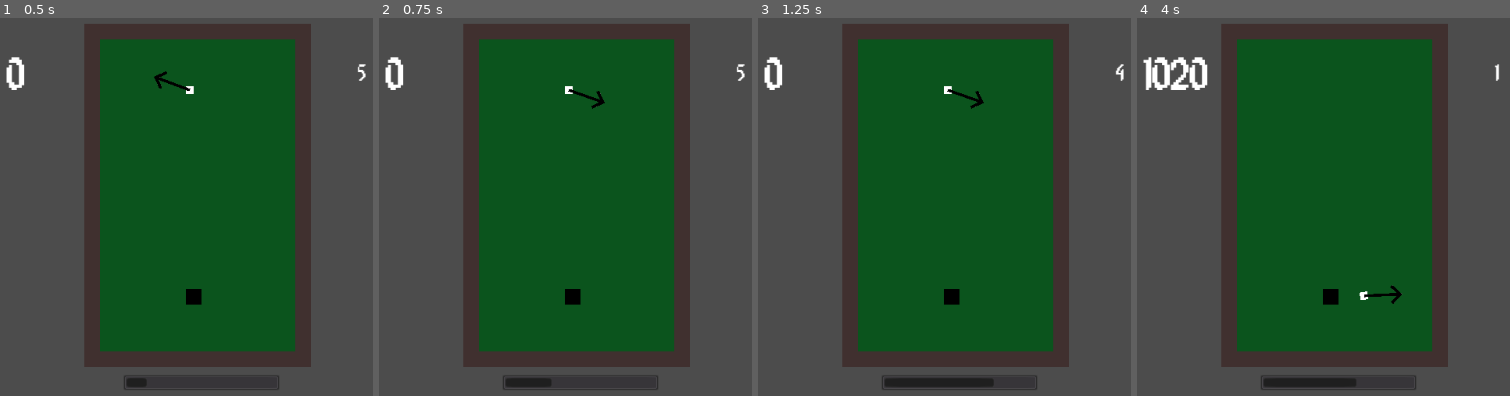
Above: before the commit, frames 1-4 (left to right).
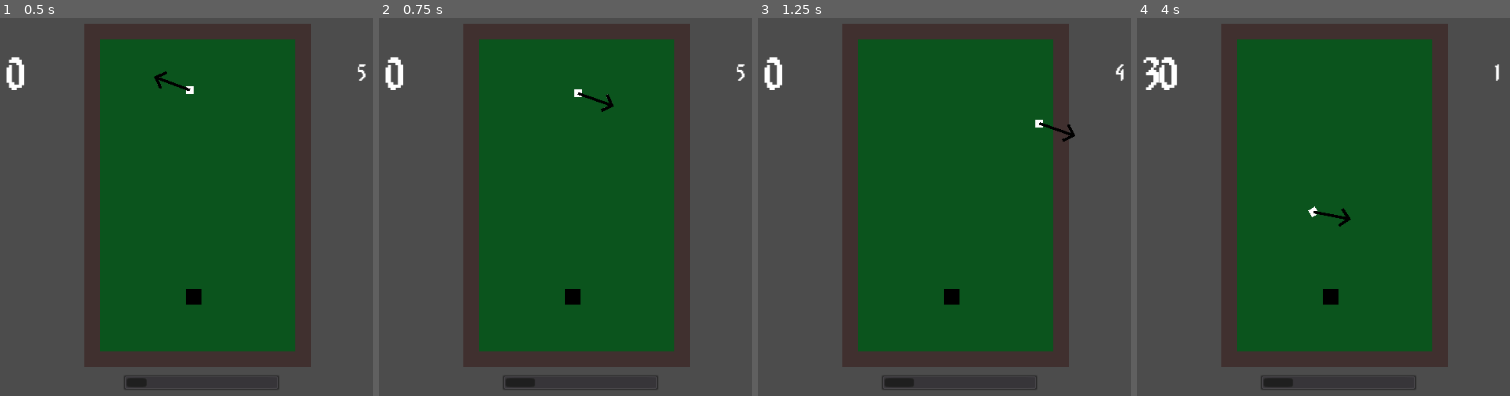
Above: after the commit, the same moments.

Repository: kenset/Par-One
Game: Godot game, scene res://PlayScene.tscn
Two runs of this game, one before a commit and one after it. Both use one fixed random seed, a clock stepped at 60 frames per second and the inputs below.
Inputs (mouse positions are in pixels of both pictures, inside the frame that each line leads up to):
- Up to frame 1 (0.5 s): no input
- Up to frame 2 (0.75 s): tap Enter at 0.5 s; move the mouse to (outside the picture) at 0.52 s; tap Space at 0.6 s
- Up to frame 3 (1.25 s): tap Space at 0.77, 1.07 s
- Up to frame 4 (4 s): move the mouse to (1267, 233) at 1.27 s; hold A 1.28-2.03 s; tap Space at 1.35, 1.52, 1.82, 2.1, 2.85, 3.02, 3.32, 3.6, 3.77 s; move the mouse to (1506, 108) at 2.02 s; move the mouse to (1386, 305) at 2.77 s; move the mouse to (outside the picture) at 3.52 s; hold A from 3.53 s (still down)

Frame 1 is identical in both runs. In frame 2, 0.3% of the frame differs, in the area x 42-64%, y 17-98%; in frame 3, 0.7%; in frame 4, 1.7%, in the area x 2-72%, y 10-98%.

Commit message:
Makes the golf ball disappear after entering the hole

Diff:
--- a/GolfBall.gd
+++ b/GolfBall.gd
@@ -15,7 +15,7 @@
 
 func _input(event):
 	if event is InputEventKey and event.pressed:
-		if event.scancode == KEY_A:
+		if event.scancode == KEY_SPACE:
 			_hit_golf_ball()
 
 func _hit_golf_ball():
@@ -26,3 +26,6 @@
 
 func _on_body_entered(body):
 	emit_signal("score_points", WALL_POINTS)
+
+func _on_hole_in_one():
+	queue_free()
--- a/Hole.gd
+++ b/Hole.gd
@@ -1,6 +1,7 @@
 extends Node2D
 
 signal score_points
+signal hole_in_one
 
 func _ready():
 	$Area2D.connect("body_entered", self, "_on_body_entered")
@@ -13,4 +14,4 @@
 	emit_signal("score_points", 1000)
 
 func hole_in_one():
-	print("hole in one!")
+	emit_signal("hole_in_one")
--- a/Hole.tscn
+++ b/Hole.tscn
@@ -3,6 +3,7 @@
 [ext_resource path="res://Hole.gd" type="Script" id=1]
 
 [sub_resource type="RectangleShape2D" id=1]
+extents = Vector2( 5.6446, 5.73317 )
 
 [node name="Hole" type="Node2D"]
 script = ExtResource( 1 )
--- a/PlayScene.gd
+++ b/PlayScene.gd
@@ -7,6 +7,7 @@
 	$GolfBall.connect("golf_ball_hit", $PowerMeter, "_on_golf_ball_hit")
 	$PowerMeter.connect("power_level_selected", $GolfBall, "_on_power_level_selected")
 	$Timer/Timer.connect("timeout", self, "_on_timeout")
+	$Hole.connect("hole_in_one", $GolfBall, "_on_hole_in_one")
 
 	self.connect("score_points", $HighScore, "_on_score_points")
 	$GolfBall.connect("score_points", $HighScore, "_on_score_points")
@@ -20,6 +21,8 @@
 #	get_tree().reload_current_scene()
 
 func calculate_score():
+	if ($GolfBall == null):
+		return
 	var golfBallPosition = $GolfBall/CollisionShape2D.get_global_transform().get_origin()
 	var holePosition = $Hole.get_global_transform().get_origin()
 	var distance = golfBallPosition.distance_to(holePosition)
